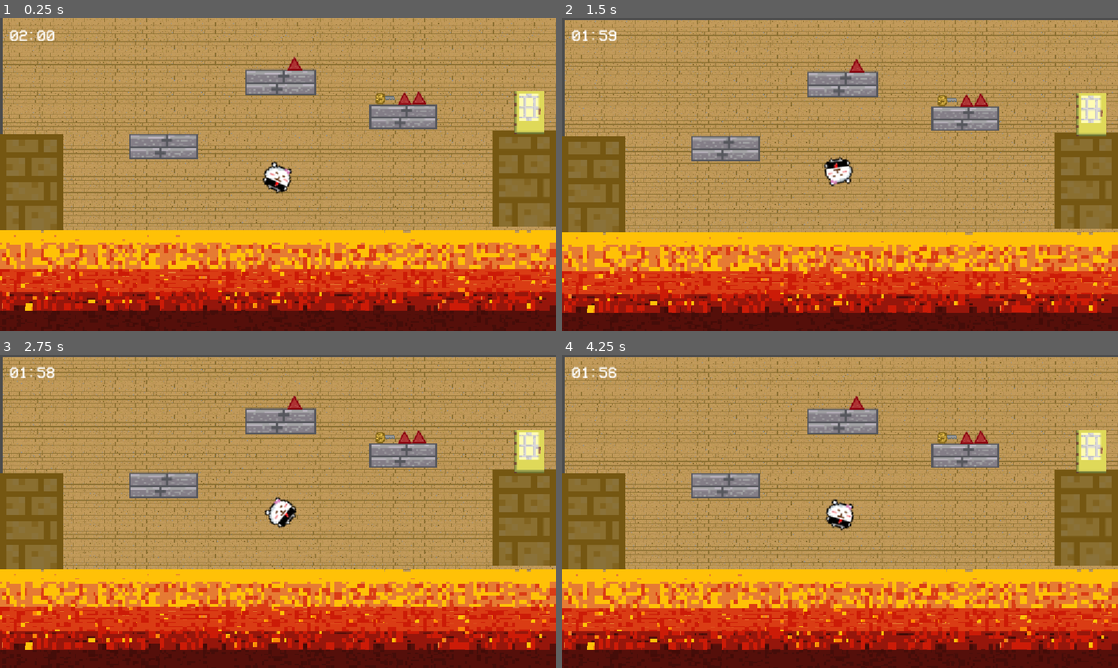
Above: before the commit, frames 1-4 (two rows, left to right).
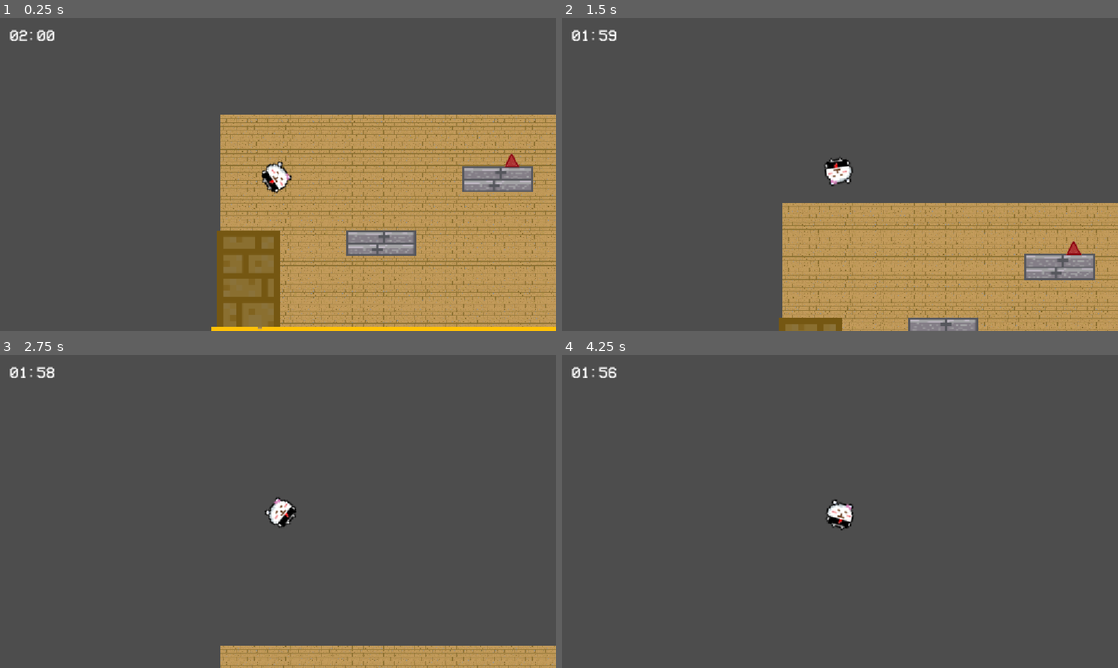
Above: after the commit, the same moments.

Repository: joannee0812/the-floor-is-lava
Game: Godot game, scene res://main.tscn
Same seed, same stepped clock (60 frames per second), same inputs: the game is played once before the commit and once after it.
Inputs (mouse positions are in pixels of both pictures, inside the frame that each line leads up to):
- Up to frame 1 (0.25 s): no input
- Up to frame 2 (1.5 s): tap Enter (ui_accept) at 0.5, 0.77 s; move the mouse to (1084, 180) at 0.52 s; hold Right (ui_right) from 0.53 s (still down); click (1084, 180) at 0.67 s; move the mouse to (728, 190) at 1.27 s
- Up to frame 3 (2.75 s): tap Enter (ui_accept) at 1.52 s; move the mouse to (333, 442) at 2.02 s; release Right (ui_right) at 2.03 s; hold Left (ui_left) from 2.03 s (still down)
- Up to frame 4 (4.25 s): move the mouse to (812, 574) at 2.77 s; release Left (ui_left) at 2.78 s; hold Right (ui_right) from 2.78 s (still down); click (812, 574) at 2.92 s; tap Enter (ui_accept) at 3.02, 3.5, 3.77 s; move the mouse to (1006, 558) at 3.52 s

The runs differ from the first frame. In frame 1, 86% of the frame differs, in the area x 0-100%, y 0-100%; in frame 2, 94%; in frame 3, 98%; in frame 4, 98%.

Commit message:
Added character movement across screen
TODO:
1.Not let the player fly from the screen
2.Implement reflection of velocity vector

Diff:
--- a/main.tscn
+++ b/main.tscn
@@ -26,6 +26,9 @@
 
 [sub_resource type="RectangleShape2D" id="RectangleShape2D_xur1g"]
 size = Vector2(62, 63)
+
+[sub_resource type="RectangleShape2D" id="RectangleShape2D_5cnf4"]
+size = Vector2(63, 64)
 
 [sub_resource type="TileSetAtlasSource" id="TileSetAtlasSource_4c57u"]
 texture = ExtResource("4_1bvp3")
@@ -756,9 +759,6 @@
 physics_layer_1/collision_layer = 1
 sources/2 = SubResource("TileSetAtlasSource_4c57u")
 
-[sub_resource type="RectangleShape2D" id="RectangleShape2D_5cnf4"]
-size = Vector2(133, 201)
-
 [sub_resource type="RectangleShape2D" id="RectangleShape2D_ve7ef"]
 size = Vector2(149, 55)
 
@@ -769,9 +769,10 @@
 size = Vector2(63.750877, 31.960785)
 
 [sub_resource type="RectangleShape2D" id="RectangleShape2D_lrwe8"]
+size = Vector2(132, 196)
 
 [sub_resource type="RectangleShape2D" id="RectangleShape2D_ci6nl"]
-size = Vector2(76.98328, 127.35678)
+size = Vector2(75.15033, 127.35678)
 
 [sub_resource type="RectangleShape2D" id="RectangleShape2D_g36yi"]
 size = Vector2(90.02202, 119.46669)
@@ -811,19 +812,20 @@
 position = Vector2(2, 7.5)
 shape = SubResource("RectangleShape2D_xur1g")
 
+[node name="VectorCreator" type="Area2D" parent="Player" unique_id=244823748]
+position = Vector2(450, 200)
+script = ExtResource("5_kek77")
+
+[node name="CollisionShape2D" type="CollisionShape2D" parent="Player/VectorCreator" unique_id=402620051]
+z_index = 2
+position = Vector2(-448.5, -192)
+shape = SubResource("RectangleShape2D_5cnf4")
+
 [node name="Camera2D" type="Camera2D" parent="Player" unique_id=1050252584]
 
 [node name="Lava" type="TileMapLayer" parent="." unique_id=747997660]
 tile_map_data = PackedByteArray("AAApAAsAAQABAAEAAAC4/yQAAgAWACQAAAC4/yUAAgAjACIAAAC4/yYAAgAGACEAAAC4/ycAAgABACEAAAC4/y …(55664 unchanged characters)…
 tile_set = SubResource("TileSet_lrwe8")
-
-[node name="VectorCreator" type="Area2D" parent="." unique_id=244823748]
-script = ExtResource("5_kek77")
-
-[node name="CollisionShape2D" type="CollisionShape2D" parent="VectorCreator" unique_id=402620051]
-z_index = 2
-position = Vector2(506.5, 16.5)
-shape = SubResource("RectangleShape2D_5cnf4")
 
 [node name="platformB" type="StaticBody2D" parent="." unique_id=1482568288]
 position = Vector2(-570, -322)
@@ -873,6 +875,7 @@
 texture = ExtResource("6_272bh")
 
 [node name="CollisionShape2D" type="CollisionShape2D" parent="Wall1" unique_id=1021786979]
+position = Vector2(-793, 105)
 shape = SubResource("RectangleShape2D_lrwe8")
 
 [node name="Wall2" type="StaticBody2D" parent="." unique_id=1824920253]
@@ -885,7 +888,7 @@
 texture = ExtResource("6_272bh")
 
 [node name="CollisionShape2D" type="CollisionShape2D" parent="Wall2" unique_id=1761619368]
-position = Vector2(24.439148, -1.9296484)
+position = Vector2(648.5537, 0.64321613)
 shape = SubResource("RectangleShape2D_ci6nl")
 
 [node name="StaticBody2D3" type="StaticBody2D" parent="." unique_id=1671206809]
--- a/player.gd
+++ b/player.gd
@@ -10,6 +10,11 @@
 
 func _ready() -> void:
 	screen_size = get_viewport_rect().size
+	$VectorCreator.vector_created.connect(_on_vector_created)
+
+func _on_vector_created(vector: Vector2) -> void:
+	velocity = vector * 2
+
 
 func _physics_process(delta: float) -> void:
 	# Use mouse to pull a vector of scaled magnitude (velocity) and direction
@@ -26,8 +31,7 @@
 
 
 	# SCREEN WRAP
-	position.x = clamp(position.x, 0, screen_size.x)
-	position.y = clamp(position.y, 0, screen_size.y)
+
 
 	move_and_slide()
 
--- a/vector_creator.gd
+++ b/vector_creator.gd
@@ -14,13 +14,11 @@
 func _ready() -> void:
 	input_event.connect(_on_input_event)
 	print("VectorCreator ready")
-	input_event.connect(_on_input_event)
+
 
 
 # Called every frame. 'delta' is the elapsed time since the previous frame.
-func _process(delta: float) -> void:
-	pass
-	#TODO
+
 
 func _input(event)	-> void:
 
@@ -41,6 +39,7 @@
 
 
 func _on_input_event(viewport: Node, event: InputEvent, shape_idx: int):
+	print("event: ", event)
 	if event.is_action_pressed("ui_touch"):
 		touched_down = true
 		position_start = get_global_mouse_position()
